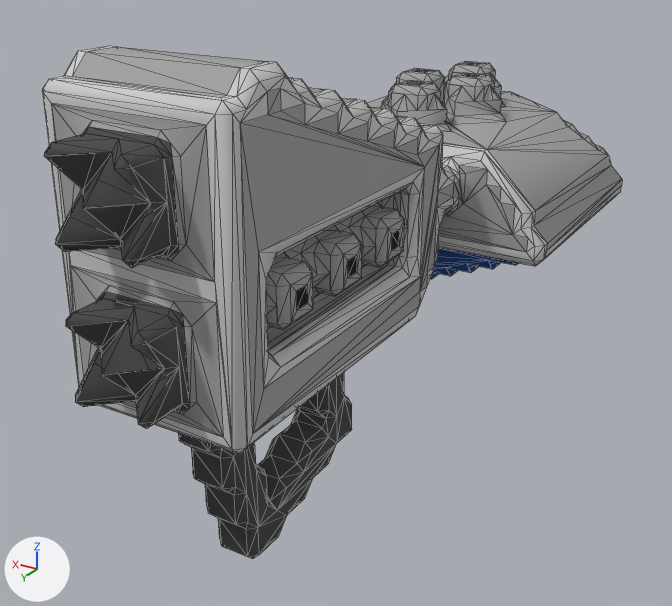
What one commit did to the OBJ model src/jsMain/resources/meshes/diadochi-1-pazuzu-class.obj.
One viewpoint serves both versions: a 50 mm lens placed at (-28.9, 55.2, 36.4), pointed at (2.2, 3.5, 10.6). Arrows for +X, +Y and +Z are at lower left; the lights stay in place. Mesh edges are drawn as thin lines. Where no turn or scale is listed for an object, it has been applied to the vertices.

Objects in the first picture: 'diadochi-1-pazuzu-class'.
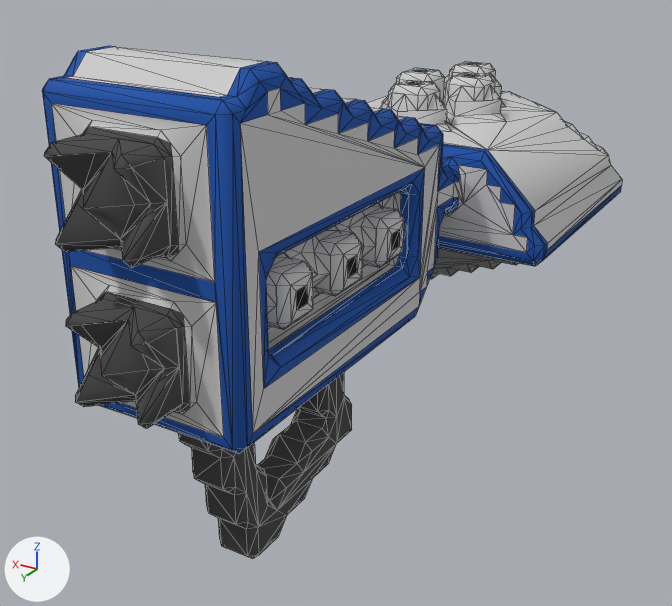
The change in detail:
me_diadochi_1_pazuzu_class is used by ob_diadochi_1_pazuzu_class; location (0.0, 0.0, 0.0).
me_diadochi_1_pazuzu_class had 1372 vertices, 2541 faces and spanned x -11.5..11.5, y -28.0..28.0, z -0.1..29.9.
me_diadochi_1_pazuzu_class now has 1372 vertices, 2544 faces and spans x -11.5..11.5, y -28.0..28.0, z -0.1..29.9.
Part 1, on me_diadochi_1_pazuzu_class:
10 vertices are removed from x -4.0..9.0, y -19.5..27.5, z 5.9..25.4.
254 faces are deleted.
4 vertices move from x -2.0..2.0, y 26.5..27.5, z 15.9..24.4 to x -2.0..2.0, y 26.5..27.0, z 15.4..25.9.
10 vertices are added at x -2.0..4.0, y -24.5..27.5, z 14.4..26.4.
257 new faces join them.
me_diadochi_1_pazuzu_class part 2: 1865 kept faces spanning x -11.5..11.5, y -28.0..25.2, z 9.9..29.9 get new texture (UV) coordinates.

Location of each change, (x1, y1, x2, y2) in pixels of the pictures (672 x 606 px; the box of a moved part takes in the faces that stretch with it):
part 1 of me_diadochi_1_pazuzu_class, moved or reshaped: (45, 69, 588, 494) in both
part 2 of me_diadochi_1_pazuzu_class, surface changed: (42, 46, 622, 453) in both
